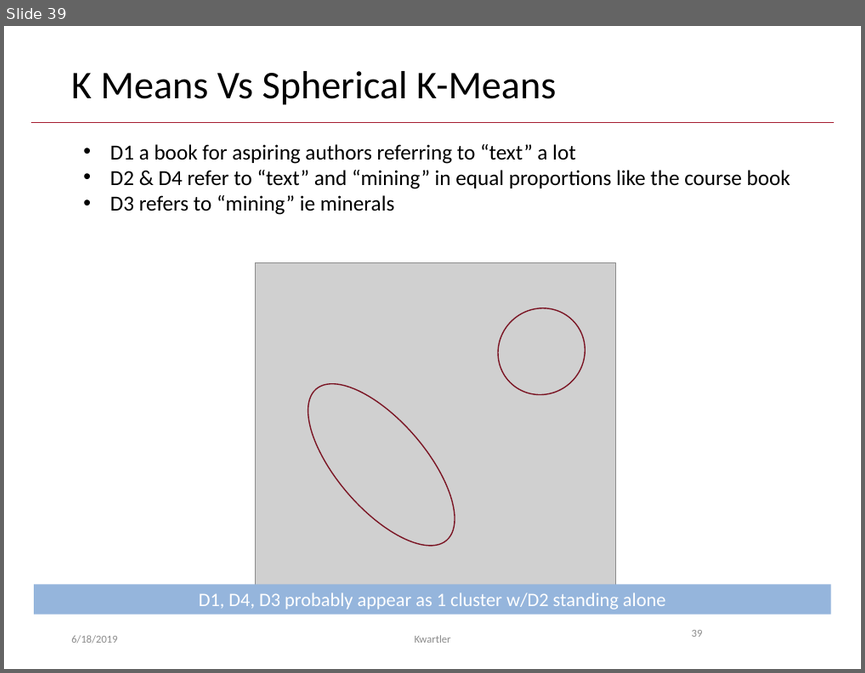
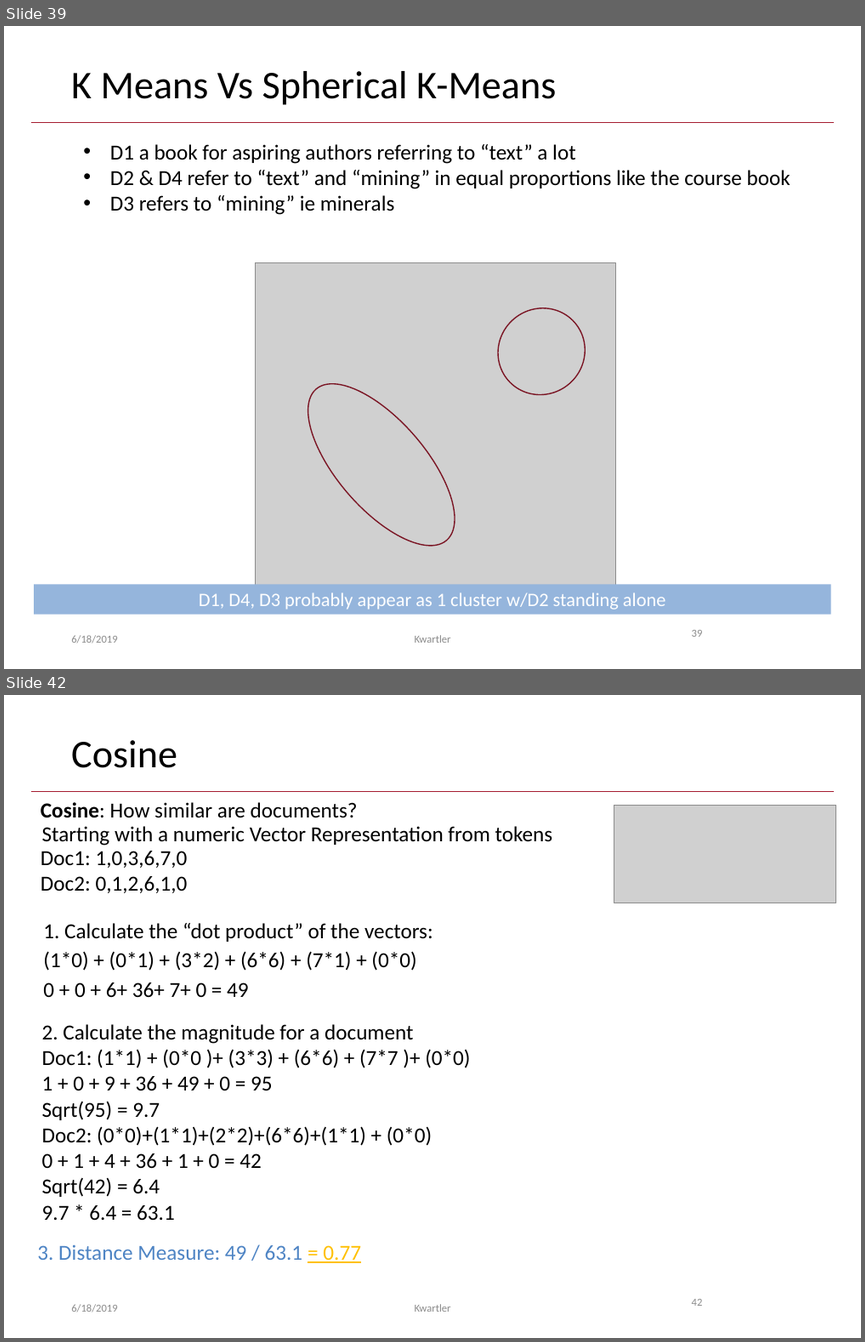
Before and after one commit to kwartler/GSERM_TextMining, a slide deck: C_Wednesday/GSERM_Wedsnesday_UnsupervisedApproaches.pptx. Shown one above the other, each under a label of ours: slide 39 before the commit, slides 39 and 42 after it; the slides between them are not shown. The pictures are 865x673 and 865x1342 pixels, drawn with LibreOffice and Linux fonts; fonts in the diff are those of the drawing; grey boxes stand for pictures; background and template pictures are left out. Boxes give left, top, right and bottom in pixels: in the first picture for what was removed or moved away, otherwise in the second. Text is boxed around its words. In the diff, an @@ line names an element or a change of style, - is before the commit and + after.

Commit message:
add better cosine similarity explanation

```diff
--- a/C_Wednesday/GSERM_Wedsnesday_UnsupervisedApproaches.pptx
+++ b/C_Wednesday/GSERM_Wedsnesday_UnsupervisedApproaches.pptx
@@ slide 42 added at box(4, 695, 861, 1338), background #FFFFFF; not listed: 1 template element that a slide beside it also shows @@
@@ title added at box(71, 740, 177, 768), 33 pt, text #000000 @@
+Cosine
@@ text added at box(41, 802, 358, 818), 18 pt, text #000000 @@
+Cosine: How similar are documents?
@@ picture added at box(614, 805, 836, 903) @@
@@ text added at box(42, 826, 553, 845), 18 pt, text #000000 @@
+Starting with a numeric Vector Representation from tokens
@@ text added at box(41, 851, 188, 893), 18 pt, text #000000 @@
+Doc1: 1,0,3,6,7,0
+Doc2: 0,1,2,6,1,0
@@ text added at box(43, 923, 433, 941), 18 pt, text #000000 @@
+1. Calculate the “dot product” of the vectors:
@@ text added at box(43, 951, 416, 970), 18 pt, text #000000 @@
+(1*0) + (0*1) + (3*2) + (6*6) + (7*1) + (0*0)
@@ text added at box(43, 982, 249, 997), 18 pt, text #000000 @@
+0 + 0 + 6+ 36+ 7+ 0 = 49
@@ text added at box(42, 1024, 470, 1220), 18 pt, text #000000 @@
+2. Calculate the magnitude for a document
+Doc1: (1*1) + (0*0 )+ (3*3) + (6*6) + (7*7 )+ (0*0)
+1 + 0 + 9 + 36 + 49 + 0 = 95
+Sqrt(95) = 9.7
+Doc2: (0*0)+(1*1)+(2*2)+(6*6)+(1*1) + (0*0)
+0 + 1 + 4 + 36 + 1 + 0 = 42
+Sqrt(42) = 6.4
+9.7 * 6.4 = 63.1
@@ text added at box(37, 1244, 361, 1263), 18 pt, text #4E84C4 @@
+3. Distance Measure: 49 / 63.1 = 0.77
@@ text added at box(71, 1304, 117, 1312), 9 pt, text #8C8C8C @@
+6/18/2019
@@ text added at box(415, 1304, 451, 1311), 9 pt, text #8C8C8C @@
+Kwartler
@@ page number added at box(692, 1299, 703, 1305), 9 pt, text #8C8C8C @@
+42
```
Also in this commit, not shown: 2 slides changed, 2 other slides added.
